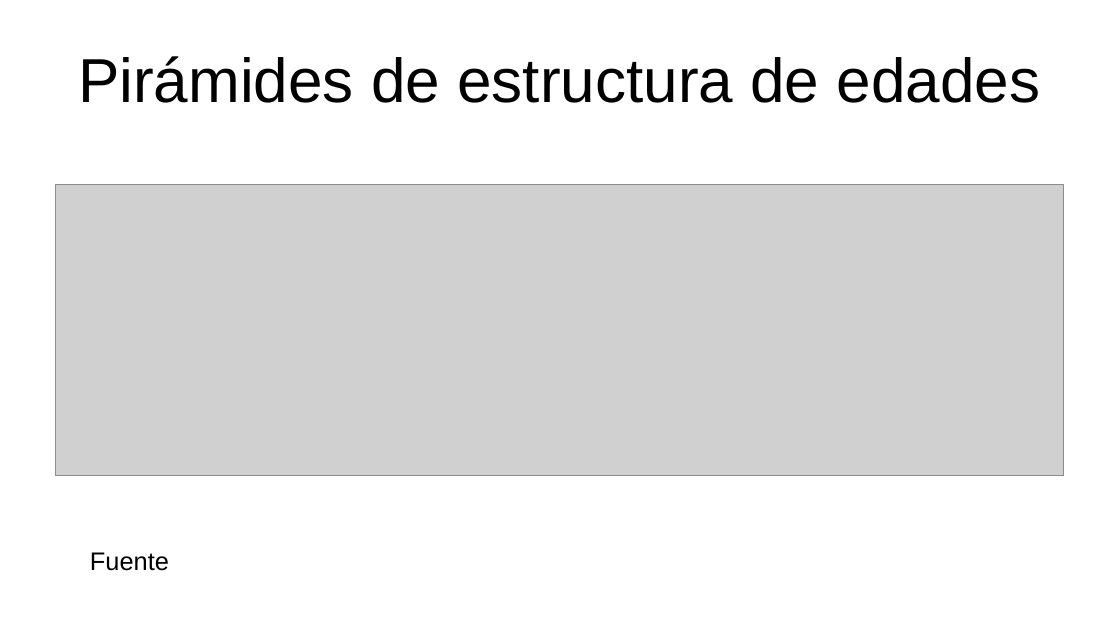
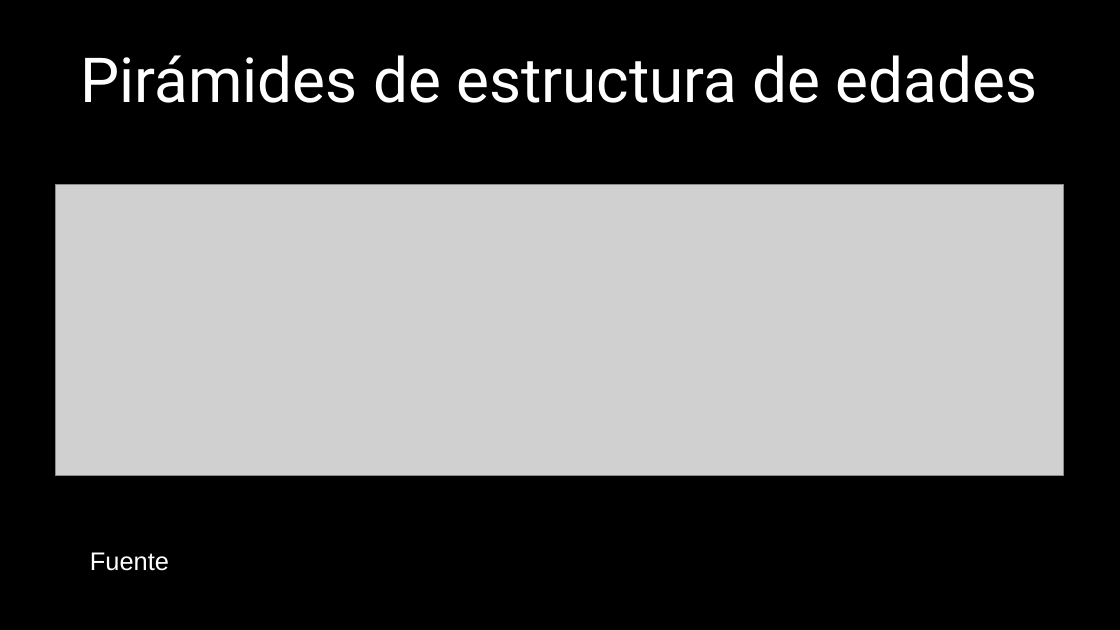
Before and after one commit to gerardommc/Ecologia-poblaciones, a slide deck: slide 13 of Unidad-1/Ciclos-vida.odp. Drawn at 1120x630 pixels with LibreOffice and Linux fonts; fonts in the diff are those of the drawing; grey boxes stand for pictures. Boxes give left, top, right and bottom in pixels: in the first picture for what was removed or moved away, otherwise in the second. Text is boxed around its words. In the diff, an @@ line names an element or a change of style, - is before the commit and + after.

```diff
--- a/Unidad-1/Ciclos-vida.odp
+++ b/Unidad-1/Ciclos-vida.odp
@@ background #FFFFFF to #000000 @@
@@ title "Pirámides de estructura de edades" at <box>81,55,1037,103</box>: font Arial to Roboto, text colour #000000 to #FFFFFF @@
@@ text "Fuente" at <box>90,552,169,571</box>: text colour #000000 to #FFFFFF @@
```
Also in this commit, not shown: 15 other slides changed, 1 other file.
